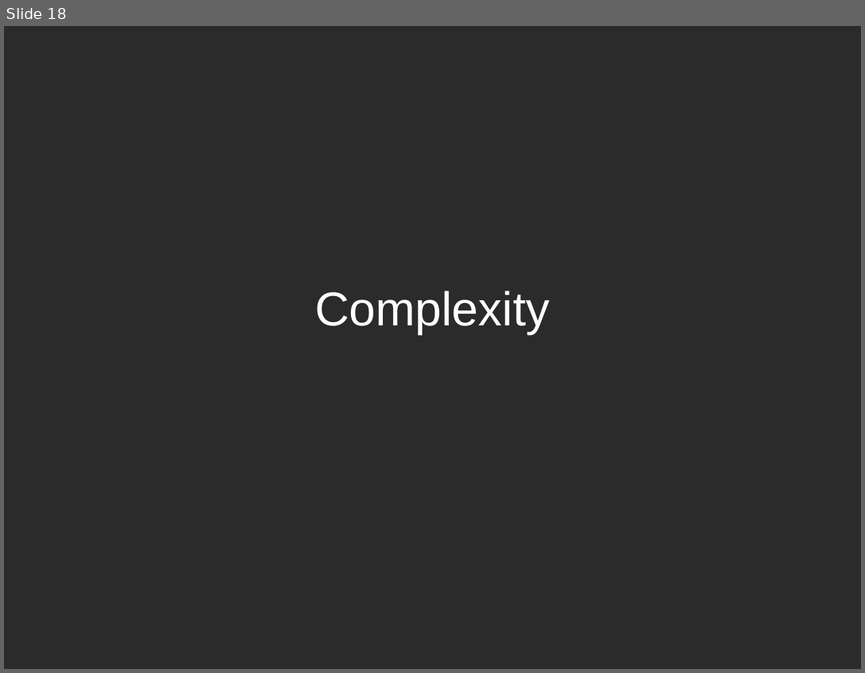
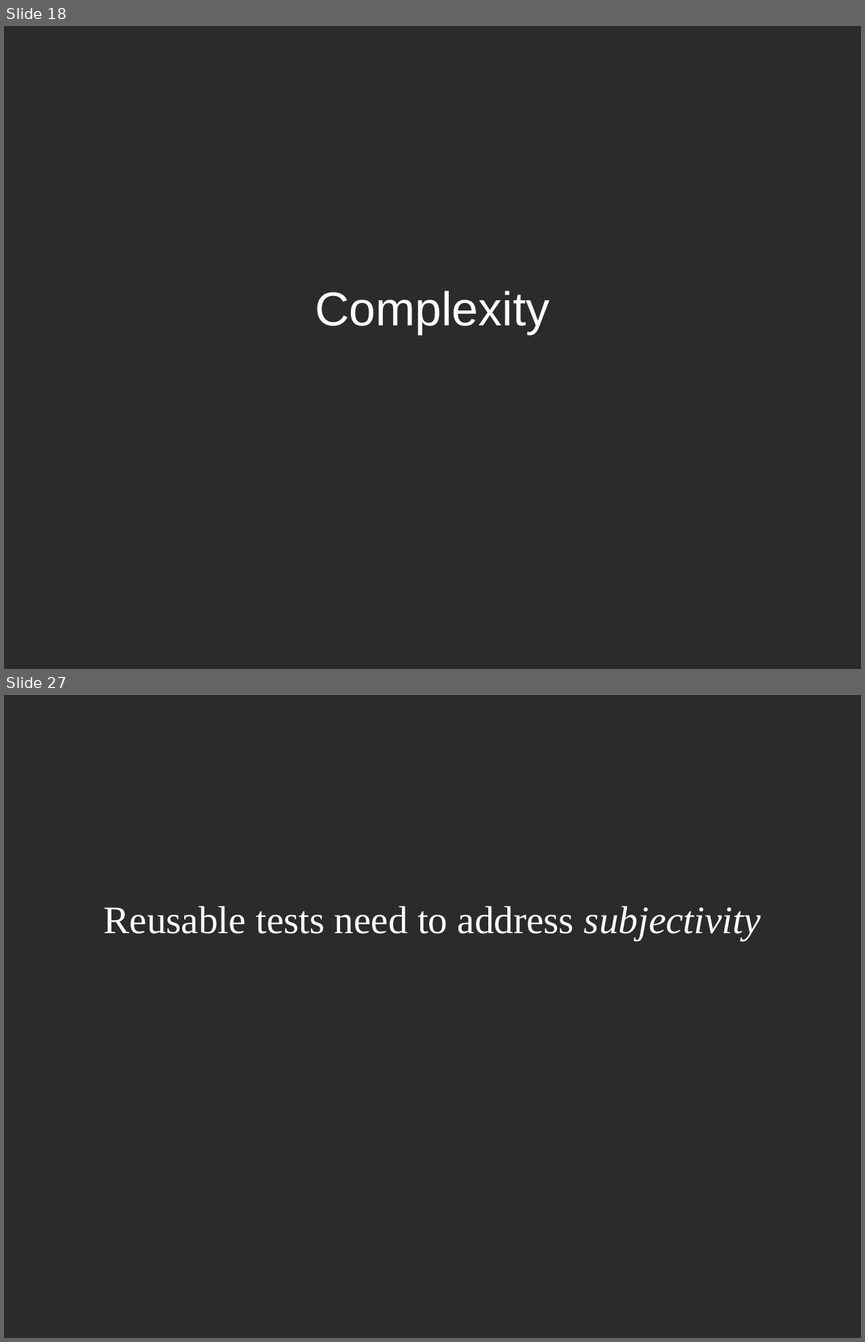
Before and after one commit to joshmgrant/blog-entries, a slide deck: smartbear/presentation.odp. Shown one above the other, each under a label of ours: slide 18 before the commit, slides 18 and 27 after it; the slides between them are not shown. The pictures are 865x673 and 865x1342 pixels, drawn with LibreOffice and Linux fonts; fonts in the diff are those of the drawing; background and template pictures are left out; a plain dark background stands for a picture behind light text. Boxes give left, top, right and bottom in pixels: in the first picture for what was removed or moved away, otherwise in the second. Text is boxed around its words. In the diff, an @@ line names an element or a change of style, - is before the commit and + after.

```diff
--- a/smartbear/presentation.odp
+++ b/smartbear/presentation.odp
@@ slide 27 added at [4, 695, 861, 1338], background picture (left out) @@
@@ subtitle added at [104, 906, 761, 940], 36 pt, text #FFFFFF @@
+Reusable tests need to address subjectivity
```
Also in this commit, not shown: 26 other slides added.
